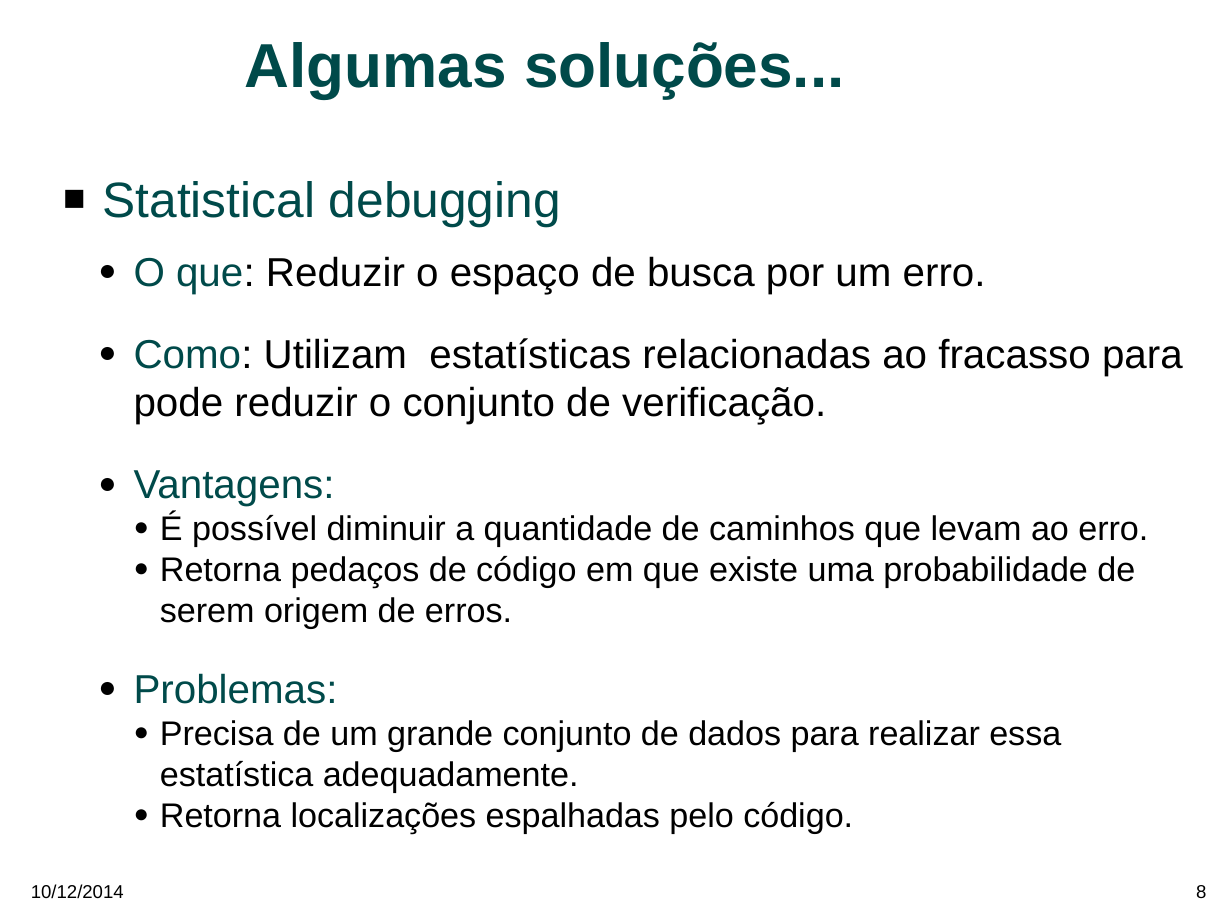
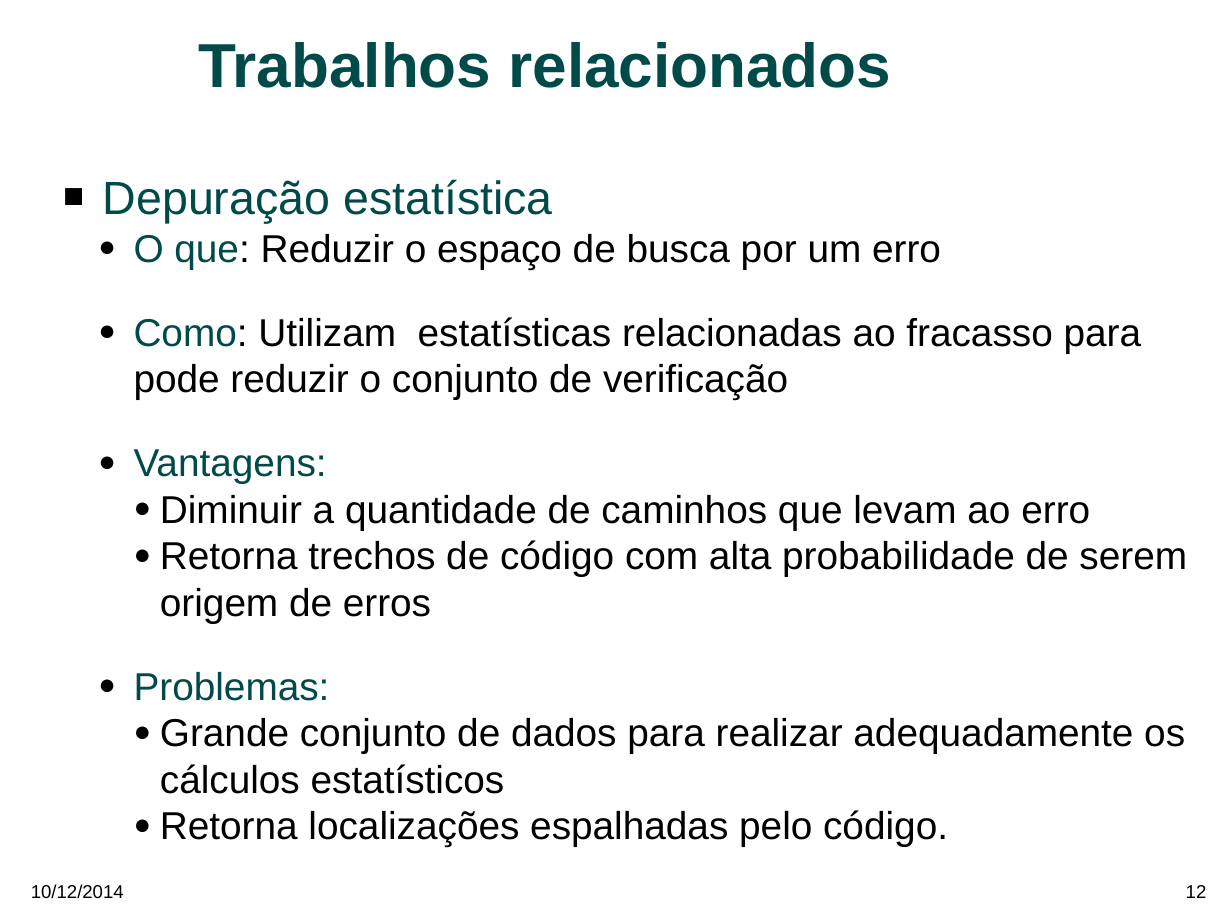
Before and after one commit to MohammedAbosaeeda/mestrado, a slide deck: slide 12 of mestrado_rita_soldi.odp (slide 8 before the commit). Drawn at 1232x924 pixels with LibreOffice and Linux fonts; fonts in the diff are those of the drawing; background and template pictures are left out. Boxes give left, top, right and bottom in pixels: in the first picture for what was removed or moved away, otherwise in the second. Text is boxed around its words. In the diff, an @@ line names an element or a change of style, - is before the commit and + after.

```diff
--- a/mestrado_rita_soldi.odp
+++ b/mestrado_rita_soldi.odp
@@ title at [198, 42, 891, 88]: text changed @@
-Algumas soluções...
+Trabalhos relacionados
@@ text at [103, 179, 1142, 400]: text changed; size 26 to 25 pt @@
-■ Statistical debugging
-  ● O que: Reduzir o espaço de busca por um erro.
-  ● Como: Utilizam estatísticas relacionadas ao fracasso para pode reduzir o conjunto de verificação.
+■ Depuração estatística
+  ● O que: Reduzir o espaço de busca por um erro
+  ● Como: Utilizam estatísticas relacionadas ao fracasso para pode reduzir o conjunto de verificação
@@ text at [134, 449, 948, 847]: size 26 to 25 pt in "Vantagens:", "Problemas:"; size 22 to 25 pt in "Retorna localizações espalhadas pelo código." @@
@@ text at [160, 495, 1187, 623]: text changed; size 22 to 25 pt @@
-    ● É possível diminuir a quantidade de caminhos que levam ao erro.
-    ● Retorna pedaços de código em que existe uma probabilidade de serem origem de erros.
+    ● Diminuir a quantidade de caminhos que levam ao erro
+    ● Retorna trechos de código com alta probabilidade de serem origem de erros
@@ text at [160, 718, 1185, 794]: text changed; size 22 to 25 pt @@
-    ● Precisa de um grande conjunto de dados para realizar essa estatística adequadamente.
+    ● Grande conjunto de dados para realizar adequadamente os cálculos estatísticos
@@ page number at [1186, 885, 1207, 898]: text changed @@
-8
+12
```
Also in this commit, not shown: 7 other slides changed, 3 slides added, 16 slides removed, 5 other files.
